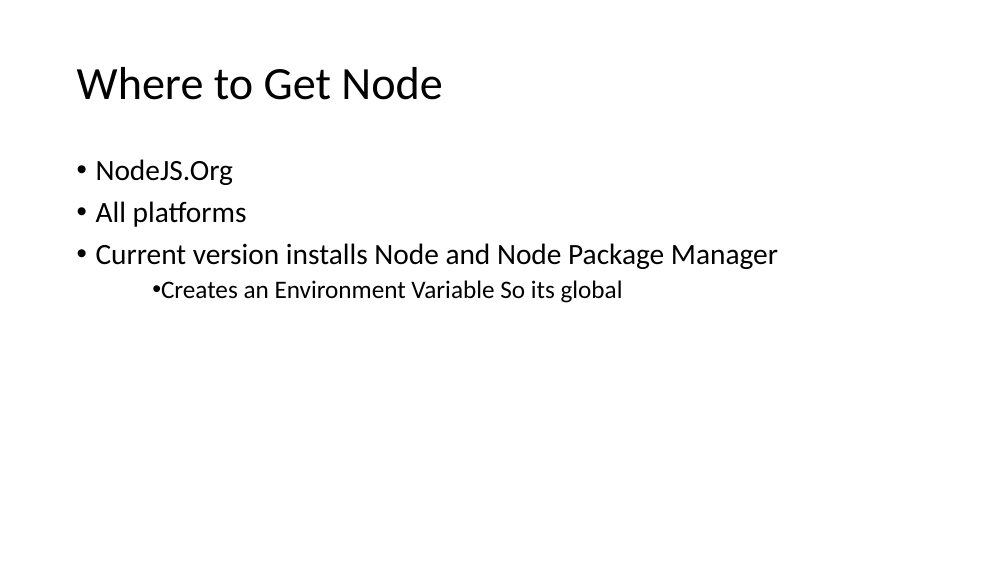
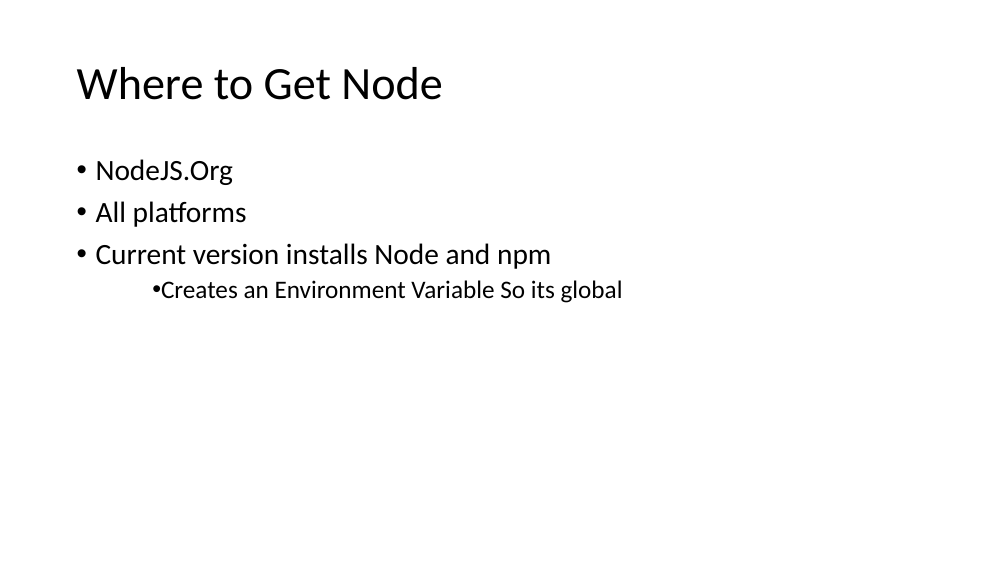
Before and after one commit to VDUNY/2015-02, a slide deck: slide 3 of NodeJSPresentation.ppt. Drawn at 1008x567 pixels with LibreOffice and Linux fonts; fonts in the diff are those of the drawing. Boxes give left, top, right and bottom in pixels: in the first picture for what was removed or moved away, otherwise in the second. Text is boxed around its words. In the diff, an @@ line names an element or a change of style, - is before the commit and + after.

```diff
--- a/NodeJSPresentation.ppt
+++ b/NodeJSPresentation.ppt
@@ text at (96,243,551,269): text changed @@
-• Current version installs Node and Node Package Manager
+• Current version installs Node and npm
```
Also in this commit, not shown: 3 other slides changed, 4 other files.
